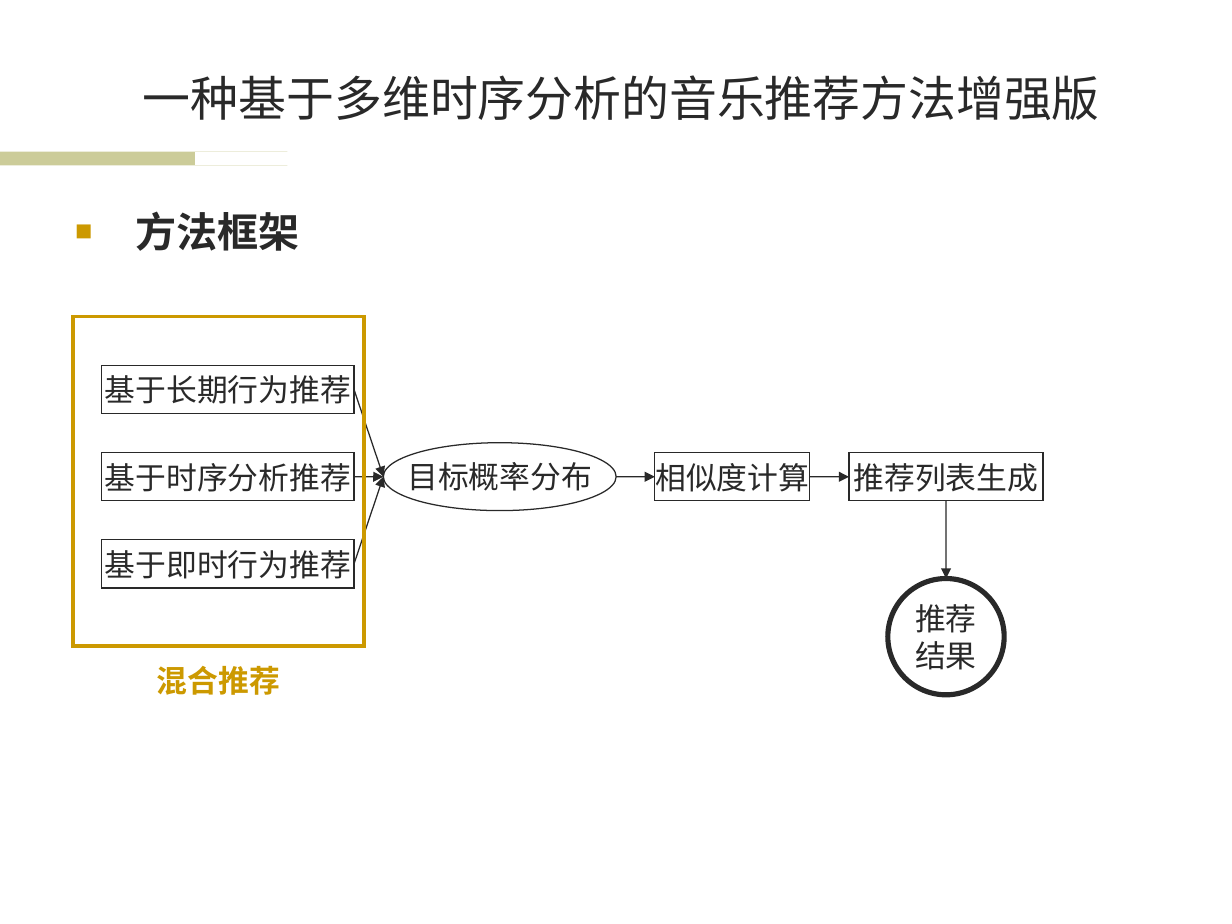
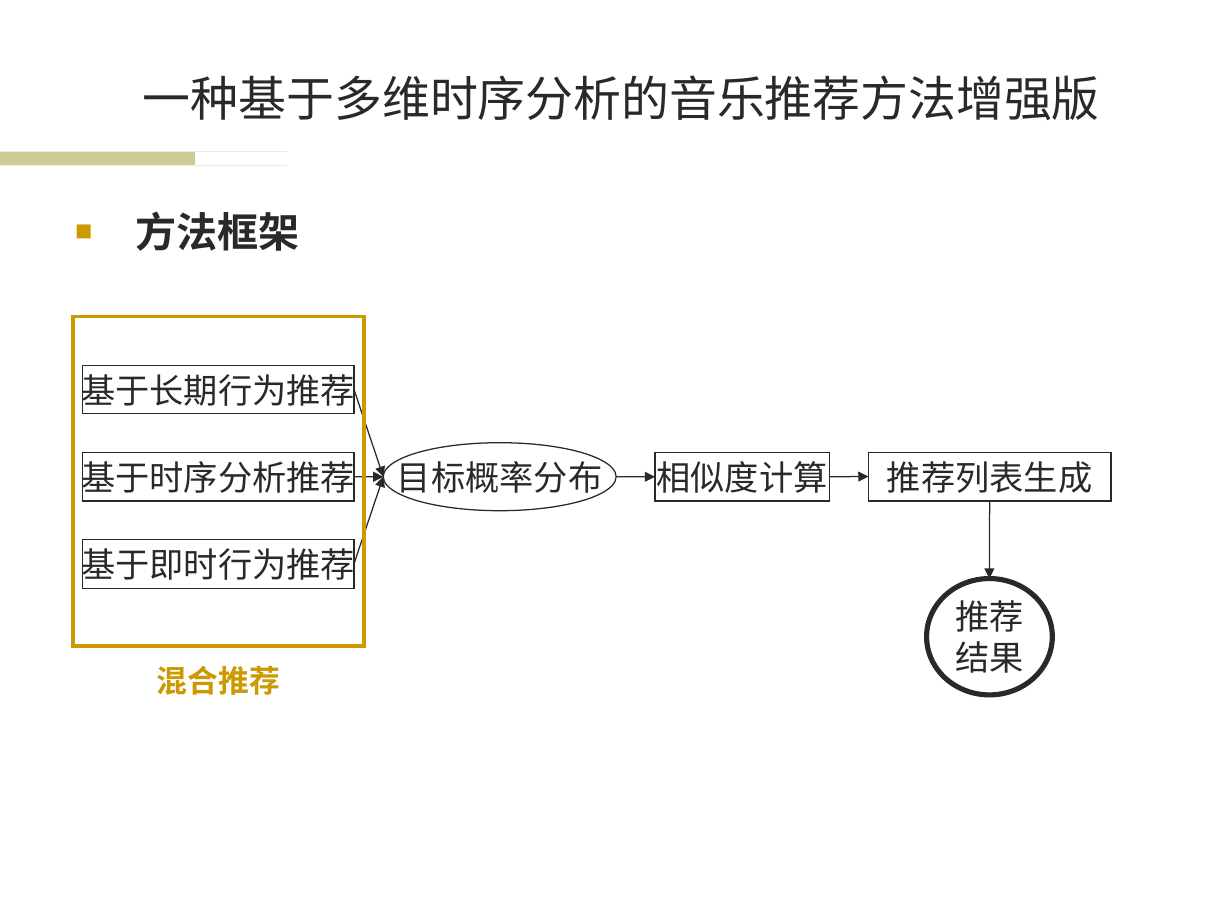
Before and after one commit to wwssttt/NJUThesis, a slide deck: slide 8 of ppt/一种基于时间序列分析的个性化音乐推荐系统及其实现.ppt (slide 9 before the commit). Drawn at 1232x924 pixels with LibreOffice and Linux fonts; fonts in the diff are those of the drawing; background and template pictures are left out. Boxes give left, top, right and bottom in pixels: in the first picture for what was removed or moved away, otherwise in the second. Text is boxed around its words. In the diff, an @@ line names an element or a change of style, - is before the commit and + after.

```diff
--- a/ppt/一种基于时间序列分析的个性化音乐推荐系统及其实现.ppt
+++ b/ppt/一种基于时间序列分析的个性化音乐推荐系统及其实现.ppt
@@ rectangle "基于长期行为推荐": place and size @@
-rectangle "基于长期行为推荐" at box(102, 366, 355, 414)
+rectangle "基于长期行为推荐" at box(83, 366, 354, 414)
@@ rectangle "基于时序分析推荐": place and size @@
-rectangle "基于时序分析推荐" at box(102, 452, 355, 500)
+rectangle "基于时序分析推荐" at box(83, 452, 354, 500)
@@ rectangle "相似度计算": place and size @@
-rectangle "相似度计算" at box(655, 452, 811, 500)
+rectangle "相似度计算" at box(655, 452, 830, 500)
@@ arrow moved from (809, 477) - (849, 477) to (829, 477) - (869, 477) @@
@@ size 18 to 20 pt in 7 elements at box(383, 442, 616, 510), box(83, 366, 354, 414), box(83, 452, 354, 500), box(83, 540, 354, 588), box(655, 452, 830, 500), box(926, 579, 1052, 695), box(869, 452, 1111, 500) @@
@@ rectangle "推荐列表生成": place and size @@
-rectangle "推荐列表生成" at box(849, 452, 1042, 500)
+rectangle "推荐列表生成" at box(869, 452, 1111, 500)
@@ arrow moved from (946, 501) - (946, 579) to (989, 501) - (989, 579) @@
@@ rectangle "基于即时行为推荐": place and size @@
-rectangle "基于即时行为推荐" at box(102, 540, 355, 588)
+rectangle "基于即时行为推荐" at box(83, 540, 354, 588)
@@ ellipse "推荐": place and size @@
-ellipse "推荐" at box(888, 579, 1004, 695)
+ellipse "推荐" at box(926, 579, 1052, 695)
```
Also in this commit, not shown: 13 other slides changed.
